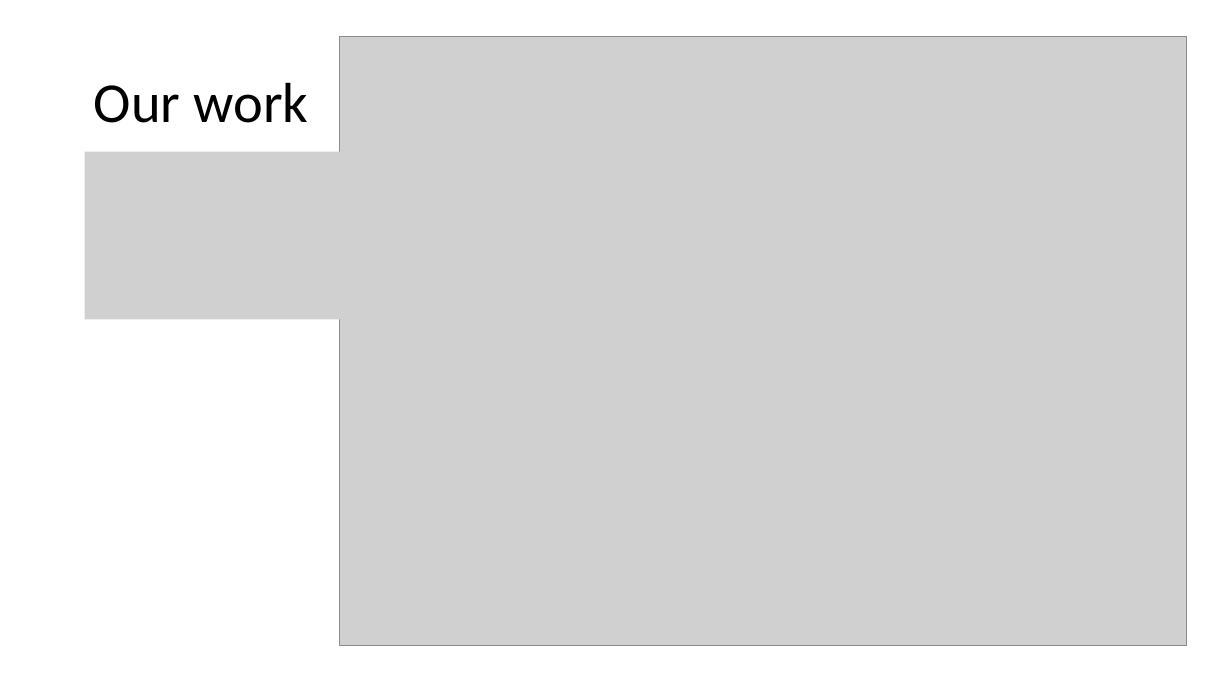
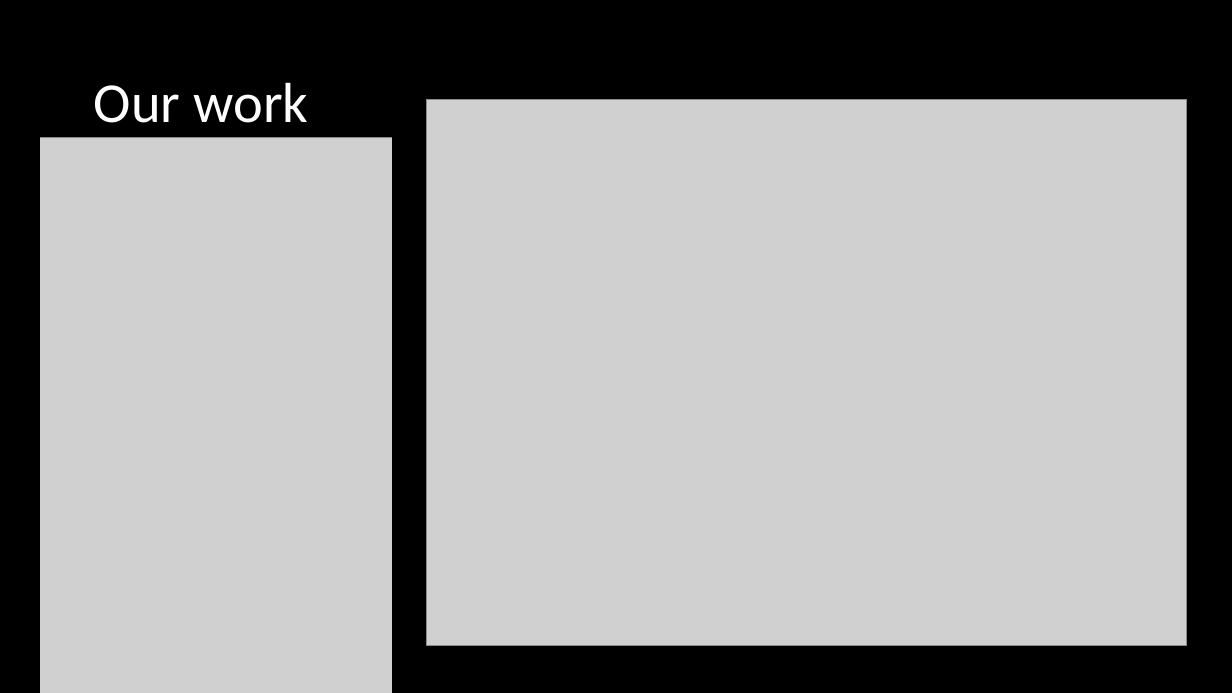
Before and after one commit to hoshitaro/32-Improved-Hamiltonian-Simulation, a slide deck: slide 4 of hackhackhack.pptx. Drawn at 1232x693 pixels with LibreOffice and Linux fonts; fonts in the diff are those of the drawing; grey boxes stand for pictures. Boxes give left, top, right and bottom in pixels: in the first picture for what was removed or moved away, otherwise in the second. Text is boxed around its words. In the diff, an @@ line names an element or a change of style, - is before the commit and + after.

```diff
--- a/hackhackhack.pptx
+++ b/hackhackhack.pptx
@@ background #FFFFFF to #000000 @@
@@ title "Our work" at (x1=94, y1=82, x2=308, y2=123): text colour #000000 to #FFFFFF @@
@@ picture resized from (x1=339, y1=37, x2=1187, y2=646) to (x1=426, y1=100, x2=1187, y2=646) @@
@@ picture resized from (x1=85, y1=152, x2=377, y2=320) to (x1=41, y1=138, x2=393, y2=693) @@
```
Also in this commit, not shown: 13 other slides changed, 1 slide added.
